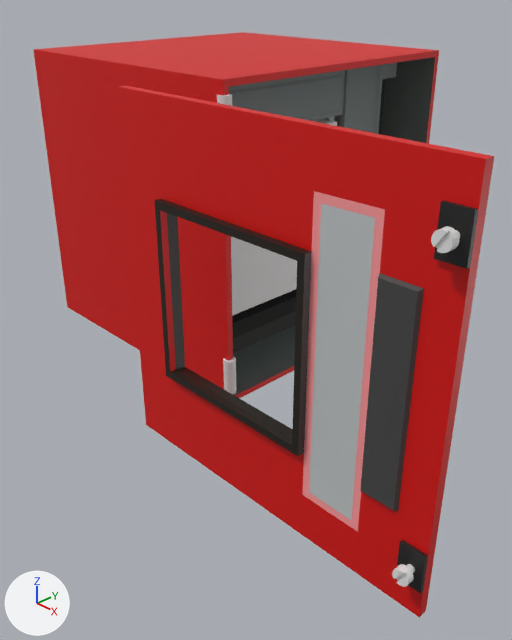
One commit to the Blender file Assets/Models/CircuitBreakerHeavy.blend: the scene before it, then after it.
Rendered twice from a camera (50 mm lens) standing at (0.976, -0.887, 0.385) and looking at (0.23, -0.171, -0.133). The axes (+X, +Y, +Z) are drawn at lower left. The lights are the same throughout.

The first picture shows 'Breaker', 'Casing Rear', 'Connections Black', 'Door', 'Front Cover Plates', 'Hinge', 'Hinge.2', 'Latch Anchors', 'Locking Bolt', 'Locking Bolt.001'.
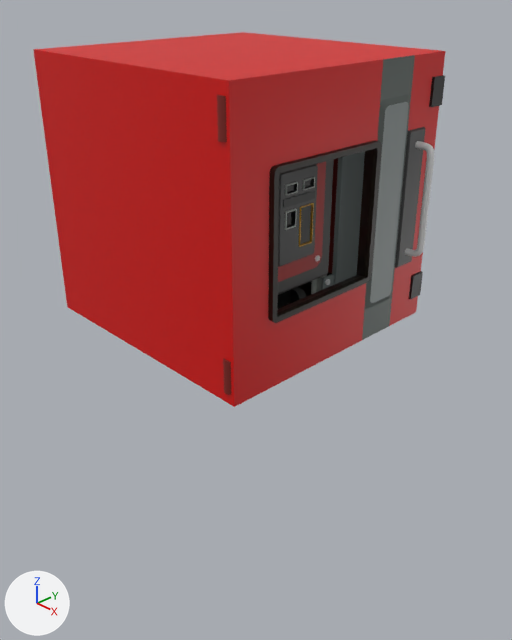
Boxes [x1, y1, x2, y2] around the edits, measured in the pictures (512 x 640 px):
'Door', deleted: before [118, 85, 494, 617]
'HeavyBreaker_Door', added: after [223, 50, 445, 407]
'Front Cover Plates', deleted: before [229, 63, 397, 134]
'Breaker', deleted: before [231, 119, 337, 316]
'Connections Black', deleted (black): before [232, 289, 296, 353]
'Locking Bolt', deleted: before [431, 226, 460, 253]
'Hinge.2', deleted: before [223, 357, 236, 394]
'Locking Bolt.001', deleted: before [392, 564, 415, 587]
'Latch Anchors', deleted: before [334, 79, 385, 134]
'Hinge', deleted: before [217, 94, 232, 106]
part 1 of me_cube_001, added (red): after [217, 95, 227, 142]
part 2 of me_cube_001, added: after [223, 358, 231, 395]
part 3 of me_cube_001, added (black): after [328, 158, 338, 273]
part 4 of me_cube_001, added (black): after [321, 151, 365, 290]
part 5 of me_cube_001, added (black): after [278, 159, 334, 295]
part 6 of me_cube_001, added: after [277, 287, 306, 309]
part 7 of me_cube_001, added: after [311, 275, 327, 294]
part 8 of me_cube_001, built on: before [223, 50, 439, 398]; after [298, 272, 332, 297]
part 9 of me_cube_001, surface changed (red): before [118, 52, 439, 389]

The change, as a list of edits to the scene's bpy script:
```text
Change me_cube_001:
    used by ob_casing_rear; location = (0.0, 0.0, 0.0); rotation_euler = (0.0, 0.0, 1.571), in degrees (0, 0, 90)
    remove me_cube_001.from_pydata(...)  # 16 vertices, 14 faces; spans x -0.25..0.25, y -0.25..0.25, z -0.25..0.25
    add me_cube_001.from_pydata(...)  # 1705 vertices, 1314 faces, 2 loose edges; spans x -0.25..0.257, y -0.255..0.25, z -0.25..0.25
    me_cube_001 part 1: a new loose piece, a 16-sided cylinder along z spanning x 0.237..0.257, y -0.255..-0.235, z 0.17..0.23, in mat_color_red (picture img_color_red_png)
    me_cube_001 part 2: a new loose piece, a 16-sided cylinder along z spanning x 0.237..0.257, y -0.255..-0.235, z -0.23..-0.17, in mat_color_red (picture img_color_red_png)
    me_cube_001 part 3: a new loose piece, a box spanning x 0.05..0.15, y 0.188..0.238, z -0.2..0.2, in mat_color_red (picture img_color_red_png)
    me_cube_001 part 4: a new loose piece of 489 vertices spanning x 0.165..0.175, y -0.22..0.235, z -0.238..0.24, in mat_color_gray (picture img_color_gray_png)
    me_cube_001 part 5: a new loose piece of 448 vertices spanning x -0.078..0.19, y -0.183..0.073, z -0.143..0.143, in mat_color_red (picture img_color_red_png)
    me_cube_001 part 6: a new loose piece of 50 vertices spanning x -0.005..0.145, y -0.155..0.045, z -0.24..-0.175, in mat_color_gray (picture img_color_gray_png)
    me_cube_001 part 7: a new loose piece of 20 vertices spanning x 0.138..0.163, y 0.067..0.082, z -0.241..0.241, in mat_color_gray (picture img_color_gray_png)
    me_cube_001 part 8: 2 vertices moved from x 0.24, y -0.25, z -0.24..0.24 to x 0.25, y -0.24, z -0.24..0.24; 4 vertices removed from x -0.24..0.24, y -0.25..0.24, z -0.24..0.24; 70 vertices added at x -0.24..0.25, y -0.248..0.248, z -0.248..0.248
    me_cube_001 part 9: 3 kept faces spanning x -0.25..0.25, y -0.25..0.25, z -0.25..0.25 get new texture (UV) coordinates
    add me_cube_001.materials.append(mat_color_gray)  # picture img_color_gray_png
Remove ob_breaker:
    ob_breaker = bpy.data.objects.new('Breaker', me_cube_006)
Remove ob_front_cover_plates:
    ob_front_cover_plates = bpy.data.objects.new('Front Cover Plates', me_cube_007)
Remove ob_hinge:
    ob_hinge = bpy.data.objects.new('Hinge', me_cylinder)
Remove ob_hinge_2:
    ob_hinge_2 = bpy.data.objects.new('Hinge.2', me_cylinder_001)
Remove ob_door:
    ob_door = bpy.data.objects.new('Door', me_cube_008)
Remove ob_connections_black:
    ob_connections_black = bpy.data.objects.new('Connections Black', me_cube_009)
Remove ob_latch_anchors:
    ob_latch_anchors = bpy.data.objects.new('Latch Anchors', me_cube_010)
Remove ob_locking_bolt:
    ob_locking_bolt = bpy.data.objects.new('Locking Bolt', me_cylinder_002)
Remove ob_locking_bolt_001:
    ob_locking_bolt_001 = bpy.data.objects.new('Locking Bolt.001', me_cylinder_002)
Add ob_heavybreaker_door:
    ob_heavybreaker_door = bpy.data.objects.new('HeavyBreaker_Door', me_cube_034)  # 1972 vertices, 1897 faces; spans x -0.4..2.13, y 0.0..0.5, z -0.25..0.25; in mat_color_red (picture img_color_red_png)
    ob_heavybreaker_door.location = (0.25, -0.25, 0.0)
    ob_heavybreaker_door.scale = (0.025, 1.0, 1.0)
```
